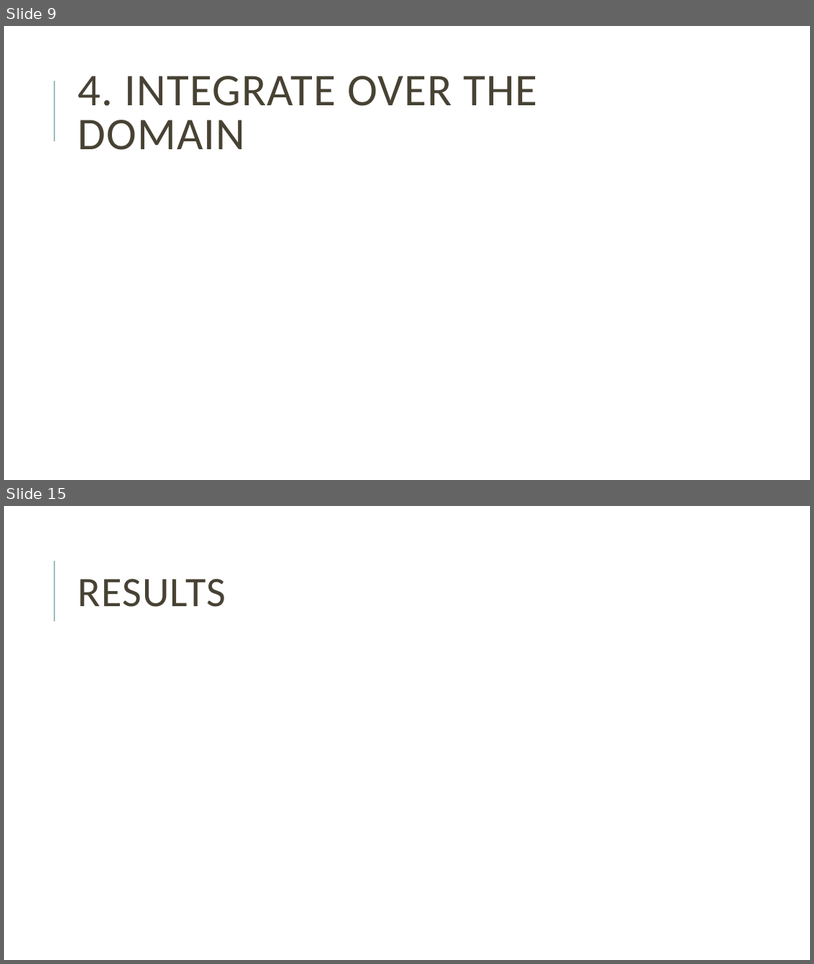
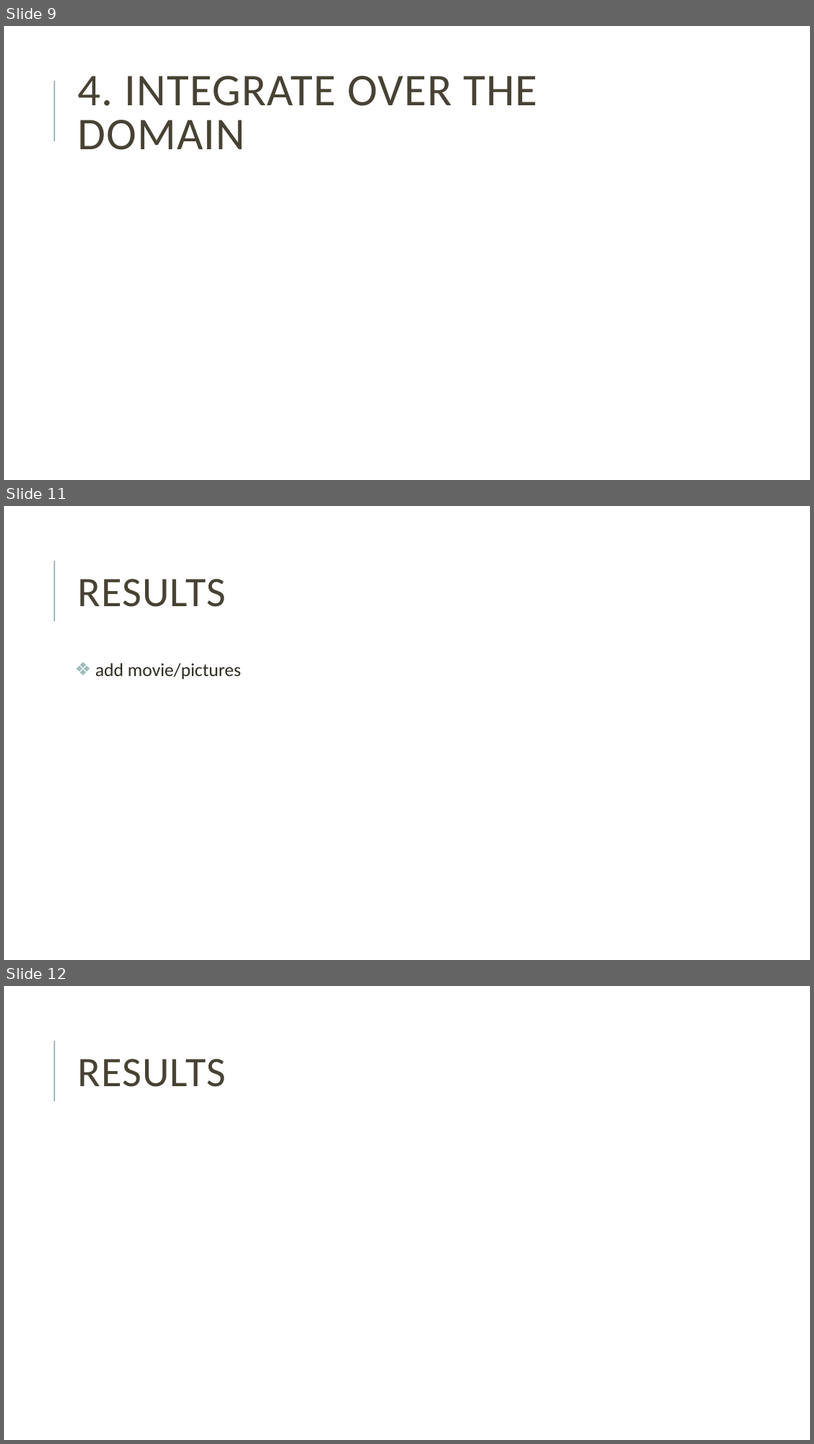
Before and after one commit to mblai35/Phase-FieldModelingFEM, a slide deck: PFMFEM.pptx. Shown one above the other, each under a label of ours: slides 9 and 15 before the commit, slides 9, 11 and 12 after it; the slides between them are not shown. The pictures are 814x964 and 814x1444 pixels, drawn with LibreOffice and Linux fonts; fonts in the diff are those of the drawing; grey boxes stand for pictures. Boxes give left, top, right and bottom in pixels: in the first picture for what was removed or moved away, otherwise in the second. Text is boxed around its words. In the diff, an @@ line names an element or a change of style, - is before the commit and + after.

```diff
--- a/PFMFEM.pptx
+++ b/PFMFEM.pptx
@@ slide 11 added at <box>4,506,810,960</box>, background #FFFFFF; not listed: 1 template element that a slide beside it also shows @@
@@ title added at <box>77,579,226,607</box>, 50 pt, text #474233 @@
+RESULTS
@@ text added at <box>95,663,241,679</box>, 22 pt, text #2E2B21 @@
+❖ add movie/pictures
@@ what was slide 15 is now slide 12 @@
```
Also in this commit, not shown: 2 slides changed, 1 other slide added, 4 slides removed, 2 other files.
